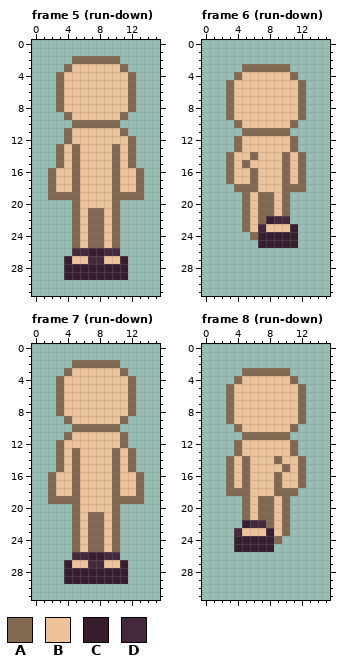
Pixel-art file -- Shroomfall/entity/player/player.aseprite. The first picture shows the starting point.
16x32 pixels, 36 frames. Shown: frame 5 (run-down), frame 6 (run-down), frame 7 (run-down), frame 8 (run-down). The commit also changed other frames, which this record leaves out.
Visible layers, top first: "shoe/sandal", "skin/yellow".
Palette (. is transparent): A #826950  B #eec39a  C #371e2f  D #45283c
Pixels before, frame 5 (run-down), first column x 2:
 2 ...AAAAAA...
 3 ..ABBBBBBA..
 4 .ABBBBBBBBA.
 5 .ABBBBBBBBA.
 6 .ABBBBBBBBA.
 7 .ABBBBBBBBA.
 8 .ABBBBBBBBA.
 9 ..ABBBBBBA..
10 ...AAAAAA...
11 ..ABBBBBBA..
12 ..ABBBBBBBA.
13 .ABABBBBABA.
14 .ABABBBBABA.
15 .ABABBBBABA.
16 ABBABBBBABBA
17 ABBABBBBABBA
18 ABBABBBBABBA
19 AAAABBBBAAAA
20 ...ABBBBA...
21 ...ABAABA...
22 ...ABAABA...
23 ...ABAABA...
24 ...ABAABA...
25 ...ABAABA...
26 ...DDCCDD...
27 ..CBBDDBBC..
28 ..CCCCCCCC..
29 ..CCCCCCCC..
Pixels before, frame 6 (run-down), first column x 3:
 3 ..AAAAAA..
 4 .ABBBBBBA.
 5 ABBBBBBBBA
 6 ABBBBBBBBA
 7 ABBBBBBBBA
 8 ABBBBBBBBA
 9 ABBBBBBBBA
10 .ABBBBBBA.
11 ..AAAAAA..
12 .ABBBBBBA.
13 .ABBBBBBA.
14 ABBABBBABA
15 ABABBBBABA
16 ABBABBBABA
17 ABBABBBABA
18 .AAABBBAAA
19 ..ABAABA..
20 ..ABAABA..
21 ..ABAABA..
22 ..ABACDD..
23 ..ABDBBBC.
24 ...ACCCCC.
25 ....CCCCC.
Pixels before, frame 7 (run-down), first column x 2:
 2 ...AAAAAA...
 3 ..ABBBBBBA..
 4 .ABBBBBBBBA.
 5 .ABBBBBBBBA.
 6 .ABBBBBBBBA.
 7 .ABBBBBBBBA.
 8 .ABBBBBBBBA.
 9 ..ABBBBBBA..
10 ...AAAAAA...
11 ..ABBBBBBA..
12 .ABBBBBBBA..
13 .ABABBBBABA.
14 .ABABBBBABA.
15 .ABABBBBABA.
16 ABBABBBBABBA
17 ABBABBBBABBA
18 ABBABBBBABBA
19 AAAABBBBAAAA
20 ...ABBBBA...
21 ...ABAABA...
22 ...ABAABA...
23 ...ABAABA...
24 ...ABAABA...
25 ...ABAABA...
26 ...DDCCDD...
27 ..CBBDDBBC..
28 ..CCCCCCCC..
29 ..CCCCCCCC..
Pixels before, frame 8 (run-down), first column x 3:
 3 ..AAAAAA..
 4 .ABBBBBBA.
 5 ABBBBBBBBA
 6 ABBBBBBBBA
 7 ABBBBBBBBA
 8 ABBBBBBBBA
 9 ABBBBBBBBA
10 .ABBBBBBA.
11 ..AAAAAA..
12 .ABBBBBBA.
13 .ABBBBBBA.
14 ABABBBABBA
15 ABABBBBABA
16 ABABBBABBA
17 ABABBBABBA
18 AAABBBAAA.
19 ..ABAABA..
20 ..ABAABA..
21 ..ABAABA..
22 ..CDDABA..
23 .DBBBCBA..
24 .CCCCCA...
25 .CCCCC....
New version:
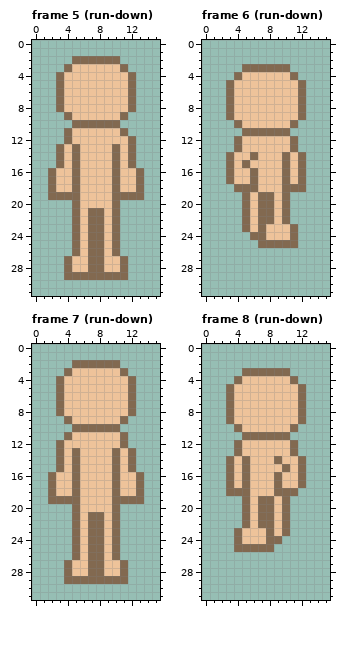
What changed:
{"change": "layer \"shoe/sandal\" now hidden"}
{"where": "frame 5 (run-down)"}
{"frame":5,"y":26,"x":5,"old":"DDCCDD","new":"ABAABA"}
{"frame":5,"y":27,"x":4,"old":"C","new":"A"}
{"frame":5,"y":27,"x":7,"old":"DD","new":"AA"}
{"frame":5,"y":27,"x":11,"old":"C","new":"A"}
{"frame":5,"y":28,"x":4,"old":"CCCCCCCC","new":"ABBAABBA"}
{"frame":5,"y":29,"x":4,"old":"CCCCCCCC","new":"AAAAAAAA"}
{"where": "frame 6 (run-down)"}
{"frame":6,"y":22,"x":8,"old":"CDD","new":"ABA"}
{"frame":6,"y":23,"x":7,"old":"D","new":"A"}
{"frame":6,"y":23,"x":11,"old":"C","new":"A"}
{"frame":6,"y":24,"x":7,"old":"CCCCC","new":"ABBBA"}
{"frame":6,"y":25,"x":7,"old":"CCCCC","new":"AAAAA"}
{"where": "frame 7 (run-down)"}
{"frame":7,"y":26,"x":5,"old":"DDCCDD","new":"ABAABA"}
{"frame":7,"y":27,"x":4,"old":"C","new":"A"}
{"frame":7,"y":27,"x":7,"old":"DD","new":"AA"}
{"frame":7,"y":27,"x":11,"old":"C","new":"A"}
{"frame":7,"y":28,"x":4,"old":"CCCCCCCC","new":"ABBAABBA"}
{"frame":7,"y":29,"x":4,"old":"CCCCCCCC","new":"AAAAAAAA"}
{"where": "frame 8 (run-down)"}
{"frame":8,"y":22,"x":5,"old":"CDD","new":"ABA"}
{"frame":8,"y":23,"x":4,"old":"D","new":"A"}
{"frame":8,"y":23,"x":8,"old":"C","new":"A"}
{"frame":8,"y":24,"x":4,"old":"CCCCC","new":"ABBBA"}
{"frame":8,"y":25,"x":4,"old":"CCCCC","new":"AAAAA"}
{"label":"changed","picture_box":[64,248,128,280]}
{"label":"changed","picture_box":[258,216,298,248]}
{"label":"changed","picture_box":[64,552,128,584]}
{"label":"changed","picture_box":[234,520,274,552]}
